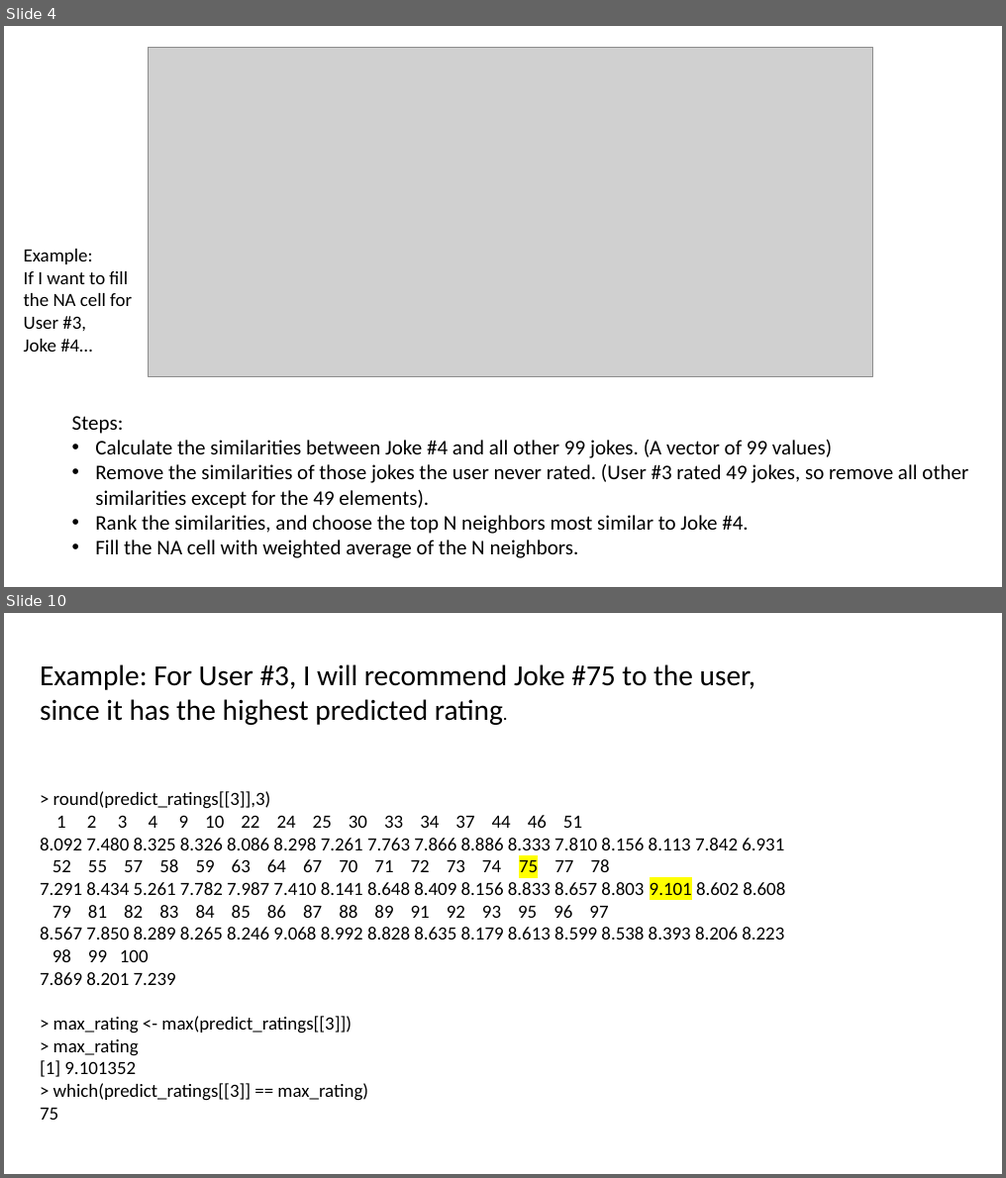
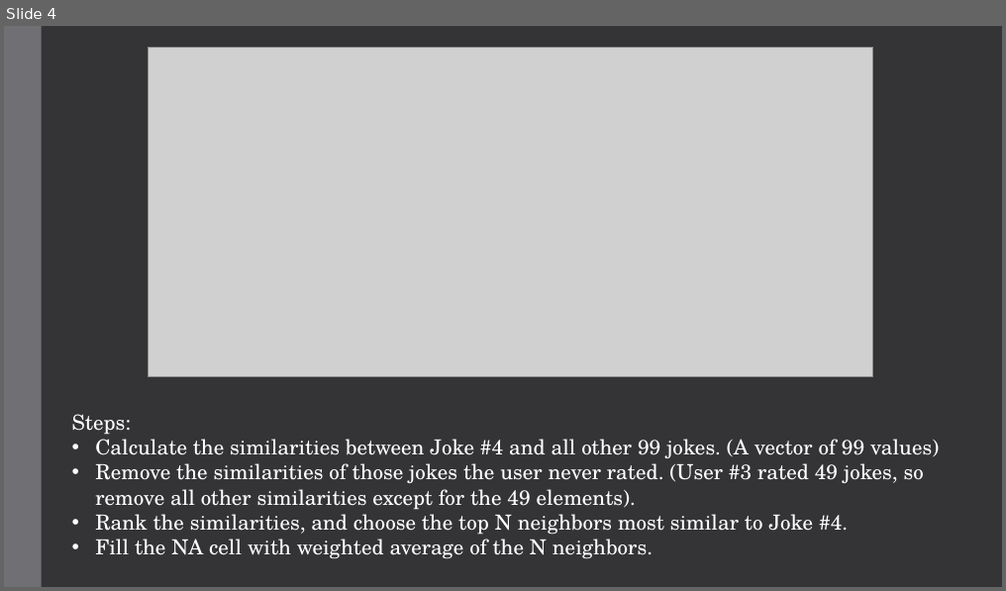
Before and after one commit to Tyllis/Data607, a slide deck: jester-collaborative-filtering.pptx. Shown one above the other, each under a label of ours: slides 4 and 10 before the commit, slide 4 after it; the slides between them are not shown. The pictures are 1006x1178 and 1006x591 pixels, drawn with LibreOffice and Linux fonts; fonts in the diff are those of the drawing; grey boxes stand for pictures. Boxes give left, top, right and bottom in pixels: in the first picture for what was removed or moved away, otherwise in the second. Text is boxed around its words. In the diff, an @@ line names an element or a change of style, - is before the commit and + after.

```diff
--- a/jester-collaborative-filtering.pptx
+++ b/jester-collaborative-filtering.pptx
@@ slide 10 removed at (4, 613, 1002, 1174), background #FFFFFF @@
@@ text removed at (40, 664, 756, 725) @@
-Example: For User #3, I will recommend Joke #75 to the user, since it has the highest predicted rating.
@@ text removed at (40, 791, 785, 1120) @@
-> round(predict_ratings[[3]],3)
-1 2 3 4 9 10 22 24 25 30 33 34 37 44 46 51
-8.092 7.480 8.325 8.326 8.086 8.298 7.261 7.763 7.866 8.886 8.333 7.810 8.156 8.113 7.842 6.931
-52 55 57 58 59 63 64 67 70 71 72 73 74 75 77 78
-7.291 8.434 5.261 7.782 7.987 7.410 8.141 8.648 8.409 8.156 8.833 8.657 8.803 9.101 8.602 8.608
-79 81 82 83 84 85 86 87 88 89 91 92 93 95 96 97
-8.567 7.850 8.289 8.265 8.246 9.068 8.992 8.828 8.635 8.179 8.613 8.599 8.538 8.393 8.206 8.223
-98 99 100
-7.869 8.201 7.239
-> max_rating <- max(predict_ratings[[3]])
-> max_rating
-[1] 9.101352
-> which(predict_ratings[[3]] == max_rating)
-75
@@ slide 4 changed as well @@
@@ background #FFFFFF to #353537 @@
@@ rectangle added at (4, 26, 42, 587), fill #6F6F74 @@
@@ text removed at (24, 249, 132, 352) @@
-Example:
-If I want to fill
-the NA cell for
-User #3,
-Joke #4…
@@ text "Steps:" at (72, 414, 939, 560): font Calibri to TeX Gyre Schola, text colour #000000 to #FFFFFF @@
```
Also in this commit, not shown: 3 other slides changed, 1 slide added, 5 other slides removed.
